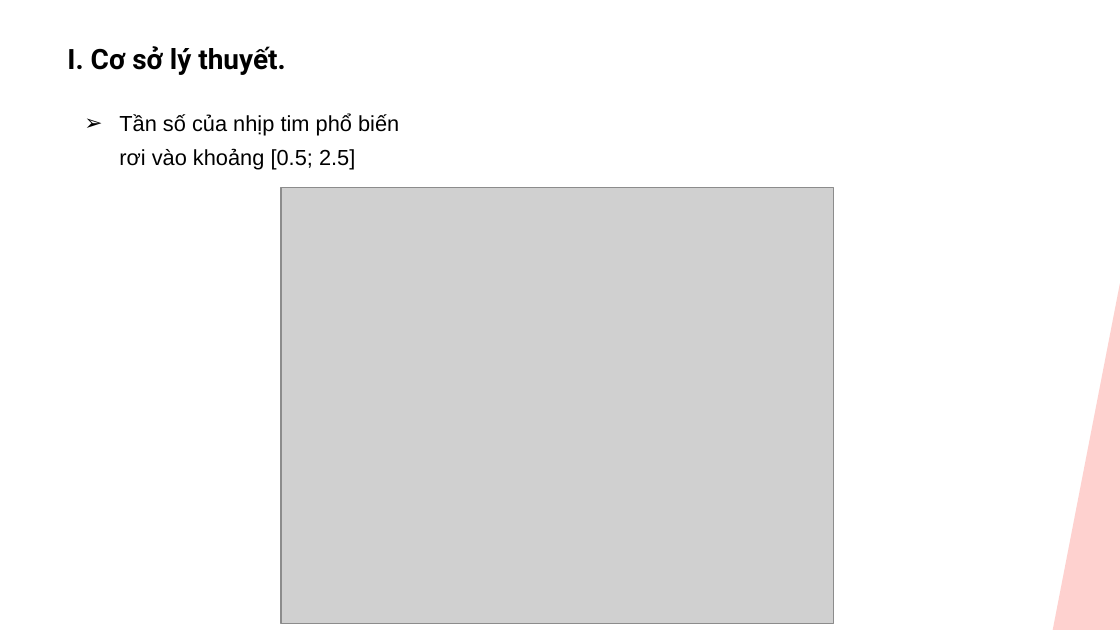
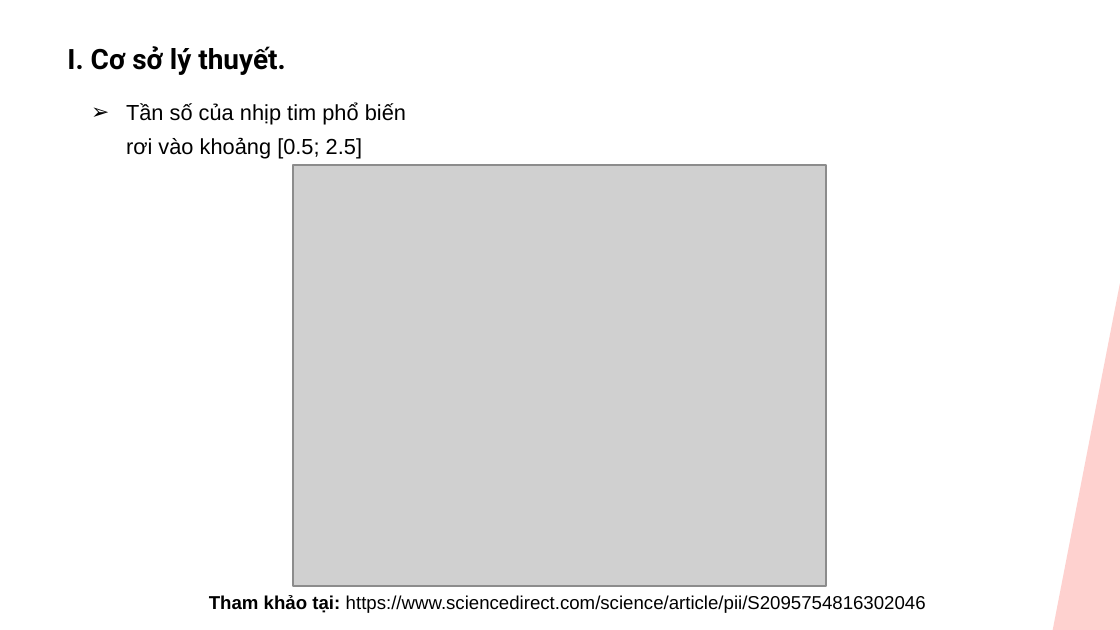
Before and after one commit to khanhnm08/HK_Pulse_Rate_Sensor, a slide deck: slide 5 of Slide bao cao.pptx. Drawn at 1120x630 pixels with LibreOffice and Linux fonts; fonts in the diff are those of the drawing; grey boxes stand for pictures. Boxes give left, top, right and bottom in pixels: in the first picture for what was removed or moved away, otherwise in the second. Text is boxed around its words. In the diff, an @@ line names an element or a change of style, - is before the commit and + after.

```diff
--- a/Slide bao cao.pptx
+++ b/Slide bao cao.pptx
@@ text "Tần số của nhịp tim ...": place and size @@
-text "Tần số của nhịp tim ..." at (119,114,399,170)
+text "Tần số của nhịp tim ..." at (126,102,406,159)
@@ picture: place and size @@
-picture at (281,187,833,624)
+picture at (293,165,827,586)
@@ text added at (209,595,926,613), 12 pt, text #000000 @@
+Tham khảo tại: https://www.sciencedirect.com/science/article/pii/S2095754816302046
```
Also in this commit, not shown: 3 other slides changed, 1 slide added, 2 other files.
